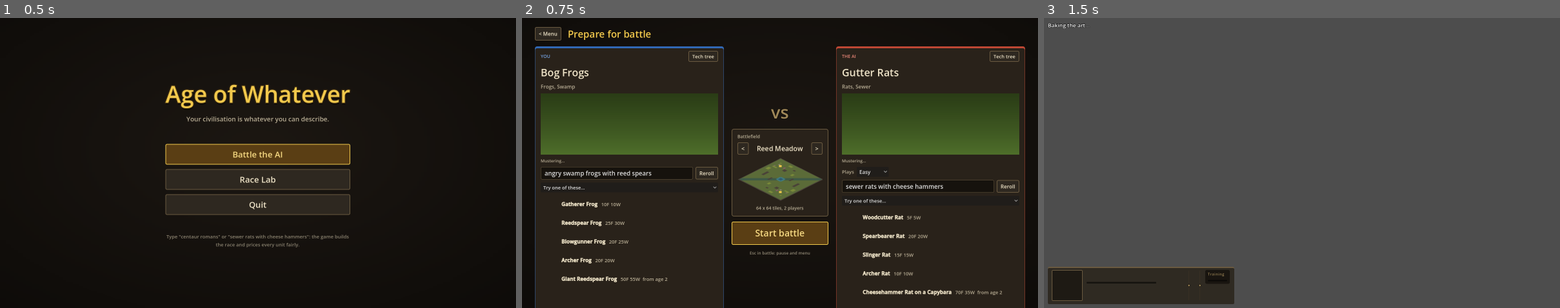
Above: before the commit, frames 1-3 (left to right).
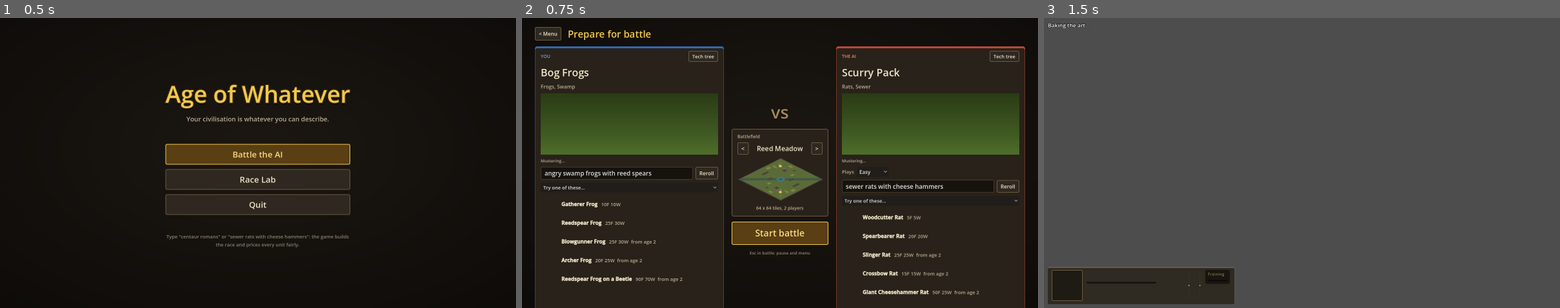
Above: after the commit, the same moments.

Repository: Casaide/age-of-anything
Game: Godot game, scene res://scenes/match_setup.tscn
Same seed, same stepped clock (60 frames per second), same inputs: the game is played once before the commit and once after it.
Inputs:
- Up to frame 1 (0.5 s): no input
- Up to frame 2 (0.75 s): click "Battle the AI" at 0.5 s
- Up to frame 3 (1.5 s): click "Start battle" at 1.25 s

Frame 1 is identical in both runs. In frame 2, 0.9% of the frame differs, in the area x 7-93%, y 17-96%; in frame 3, nothing differs.

Commit message:
Gathering research opens in age 2 (then 3, 4); archers and skirmishers start at age 2 with their range (their age-2 upgrade was for sale at once); builders go on to unfinished buildings nearby; the armoury is a civilian building; a fallow farm shows the build cursor; three costs shrink to fit a button; the tech tree drops a line step identical to the one before
Co-Authored-By: Claude Opus 5.5 <noreply@anthropic.com>

Diff:
--- a/data/buildings.json
+++ b/data/buildings.json
@@ -1,8 +1,8 @@
 {
  "schema": "aow.buildings/1",
  "menu": {
-  "civilian": ["house", "farm", "lumber_camp", "mill", "mining_camp", "market", "town_center"],
-  "military": ["barracks", "archery_range", "stable", "armoury", "watchtower", "palisade", "palisade_gate", "wall", "stone_gate"]
+  "civilian": ["house", "farm", "lumber_camp", "mill", "mining_camp", "market", "armoury", "town_center"],
+  "military": ["barracks", "archery_range", "stable", "watchtower", "palisade", "palisade_gate", "wall", "stone_gate"]
  },
  "_menu_doc": "a worker's two build pages (Dominic: civilian and military apart), each in the order its buttons appear (building hotkeys work from either page; hotkeys are avoided where they clash with WASD panning and the debug keys)",
  "tree": ["town_center", "house", "farm", "mill", "lumber_camp", "mining_camp", "barracks", "outpost", "palisade", "palisade_gate",
--- a/data/rules/anything.json
+++ b/data/rules/anything.json
@@ -31,7 +31,7 @@
   {
    "slot": "skirmisher",
    "role": "skirmisher",
-   "tier": 1,
+   "tier": 2,
    "name": "Skirmisher",
    "building": "archery_range",
    "desc": "Beats archers; weak to infantry and mounted"
@@ -39,7 +39,7 @@
   {
    "slot": "archer",
    "role": "archer",
-   "tier": 1,
+   "tier": 2,
    "name": "Archer",
    "building": "archery_range",
    "desc": "Beats infantry; weak to skirmishers and mounted"
--- a/data/rules/bronze.json
+++ b/data/rules/bronze.json
@@ -29,7 +29,7 @@
   {
    "slot": "skirmisher",
    "role": "skirmisher",
-   "tier": 1,
+   "tier": 2,
    "name": "Skirmisher",
    "building": "archery_range",
    "desc": "Beats archers; weak to infantry and mounted"
@@ -37,7 +37,7 @@
   {
    "slot": "archer",
    "role": "archer",
-   "tier": 1,
+   "tier": 2,
    "name": "Archer",
    "building": "archery_range",
    "desc": "Beats infantry; weak to skirmishers and mounted"
--- a/data/rules/default.json
+++ b/data/rules/default.json
@@ -30,7 +30,7 @@
   {
    "slot": "skirmisher",
    "role": "skirmisher",
-   "tier": 1,
+   "tier": 2,
    "name": "Skirmisher",
    "building": "archery_range",
    "desc": "Beats archers; weak to infantry and mounted"
@@ -38,7 +38,7 @@
   {
    "slot": "archer",
    "role": "archer",
-   "tier": 1,
+   "tier": 2,
    "name": "Archer",
    "building": "archery_range",
    "desc": "Beats infantry; weak to skirmishers and mounted"
--- a/data/tech.json
+++ b/data/tech.json
@@ -145,7 +145,7 @@
    },
    "time": 25,
    "building": "lumber_camp",
-   "age": 1,
+   "age": 2,
    "effects": [
     {
      "gather": "wood",
@@ -164,7 +164,7 @@
    },
    "time": 40,
    "building": "lumber_camp",
-   "age": 2,
+   "age": 3,
    "effects": [
     {
      "gather": "wood",
@@ -182,7 +182,7 @@
    },
    "time": 20,
    "building": "mill",
-   "age": 1,
+   "age": 2,
    "effects": [
     {
      "gather": "food",
@@ -201,7 +201,7 @@
    },
    "time": 40,
    "building": "mill",
-   "age": 2,
+   "age": 3,
    "effects": [
     {
      "gather": "food",
@@ -219,7 +219,7 @@
    },
    "time": 30,
    "building": "mining_camp",
-   "age": 1,
+   "age": 2,
    "effects": [
     {
      "gather": "stone",
@@ -302,7 +302,7 @@
    "name": "Felling Wedges",
    "desc": "Split the big trunks with wedges.",
    "building": "lumber_camp",
-   "age": 3,
+   "age": 4,
    "effect": "Wood gathered 15% faster"
   },
   {
--- a/scenes/sim_debug.gd
+++ b/scenes/sim_debug.gd
@@ -2047,8 +2047,8 @@
 				_build_page_for = str(mine)
 				build_page = ""
 			if build_page == "":
-				for page in [["civilian", "Civilian", "house", "Houses, farms, camps, the market and Town Centers."],
-						["military", "Military", "barracks", "Barracks, ranges, stables, the armoury, towers and walls."]]:
+				for page in [["civilian", "Civilian", "house", "Houses, farms, camps, the market, the armoury and Town Centers."],
+						["military", "Military", "barracks", "Barracks, ranges, stables, towers, walls and gates."]]:
 					var pid: String = page[0]
 					c.buttons.append({"icon": kit.building_icon(_arch(active), page[2]), "text": "Build: %s" % page[1], "key": "", "cost": page[1], "enabled": true,
 						"glyph": Icons.texture("glyph/" + page[2]), "group": "Build",
@@ -2127,6 +2127,8 @@
 		cursors.use({"food": "forage", "wood": "chop", "stone": "mine", "gold": "mine"}.get(map.resource_at(cell), "chop"))
 	elif workers and bid != 0 and _is_foundation_of(bid, active):
 		cursors.use("build")
+	elif workers and bid != 0 and map.pool[cell] >= 0 and world.buildings.owner[world.buildings.index_of(bid)] == active:
+		cursors.use("build")   # a worked-out farm of ours: right-click reseeds it (Dominic: it showed the plain cursor)
 	elif workers and bid != 0 and _drop_off_kind(bid, active, _selected_workers()) != "":
 		# taking it in: the carried resource's tool (there's no drop-off cursor art yet)
 		var kind := _drop_off_kind(bid, active, _selected_workers())
--- a/src/sim/economy.gd
+++ b/src/sim/economy.gd
@@ -15,6 +15,7 @@
 const SPREAD_TILES := 2               # sent to a busy tile, a worker takes a quieter one this close
 const BUSY_COST := 4000000            # one more gatherer on a tile weighs like 2 tiles of distance
 const GIVE_UP := 60                   # mirrors World.STUCK_LIMIT
+const NEXT_BUILD_TILES := 8            # a builder done with nothing queued goes on to your foundations this close
 
 
 ## Resource ids in their fixed order. A unit's carry_kind is a resource's index + 1 (0: nothing).
@@ -422,7 +423,12 @@
 	var bs = w.buildings
 	var b: int = bs.index_of(u.target[i])
 	if b < 0 or bs.done[b] == 1:
-		clear_task(w, i)
+		var nb := _nearby_foundation(w, i) if u.orders[i].is_empty() else -1
+		if nb < 0:
+			clear_task(w, i)
+			return
+		u.target[i] = bs.id[nb]   # on to the next unfinished building nearby, as the genre's builders do (Dominic)
+		_approach_building(w, i, nb)
 		return
 	if _in_reach(w, i, _building_rect(w, b)):
 		u.moving[i] = 0
@@ -442,6 +448,24 @@
 			clear_task(w, i)
 		else:
 			_approach_building(w, i, b)
+
+
+## The nearest unfinished building of the worker's owner within NEXT_BUILD_TILES of it (lowest
+## index on ties), or -1.
+static func _nearby_foundation(w, i: int) -> int:
+	var u = w.units
+	var bs = w.buildings
+	var best := -1
+	var best_d2: int = NEXT_BUILD_TILES * NEXT_BUILD_TILES * SimMap.TILE * SimMap.TILE + 1
+	for b in bs.count():
+		if bs.owner[b] != u.owner[i] or bs.done[b] == 1:
+			continue
+		var half: int = bs.size[b] * SimMap.TILE / 2
+		var d2 := Fixed.dist2(u.x[i], u.y[i], bs.cx[b] * SimMap.TILE + half, bs.cy[b] * SimMap.TILE + half)
+		if d2 < best_d2:
+			best_d2 = d2
+			best = b
+	return best
 
 
 ## A finished camp (a building taking in some resources, not all, like a mill or lumber
--- a/src/view/command_panel.gd
+++ b/src/view/command_panel.gd
@@ -390,6 +390,12 @@
 		ic.custom_minimum_size = Vector2(15, 15)
 		ic.mouse_filter = Control.MOUSE_FILTER_IGNORE
 		row.add_child(ic)
+	var w := row.get_combined_minimum_size().x
+	if w > BUTTON - 4:   # three costs (an age-up) spilled past the button's edges: shrink the row to fit
+		var k := (BUTTON - 4) / w
+		row.scale = Vector2(k, k)
+		row.size.x = BUTTON / k
+		row.position = Vector2(0, BUTTON - 4 - 15 * k)
 	return row
 
 
--- a/src/view/tech_tree_model.gd
+++ b/src/view/tech_tree_model.gd
@@ -52,9 +52,14 @@
 			# From the age the line can first be trained: its slot's age, or its building's if later
 			# (the ranged lines are generated from age 1 but the Archery Range opens in age 2).
 			var from := maxi(int(sd.tier), int(b.age))
+			var prev_recipe = null
 			for age in range(from, int(sd.get("last_age", last_age)) + 1):
 				var step: Dictionary = _step(unit, age)
 				var planned: bool = line_planned or step.is_empty() or _age_planned(ages, age)
+				if not planned and step.recipe == prev_recipe:
+					continue   # the same unit as the age before: no node (Dominic: "if unit doesn't change, shouldn't show every age")
+				if not planned:
+					prev_recipe = step.recipe
 				var name: String = sd.get("name", String(sd.slot).capitalize())
 				if not step.is_empty():
 					name = step.recipe.get("name", name)
--- a/tests/test_sim.gd
+++ b/tests/test_sim.gd
@@ -75,6 +75,7 @@
 	_test_tech(races)
 	_test_market(races)
 	_test_build_queue(races)
+	_test_builder_moves_on(races)
 	_test_gates(races)
 	_test_camp_gather(races)
 	_test_drop_off(races)
@@ -590,6 +591,42 @@
 	check(killed.get("boar", 0) >= 1, "bot hunts: ... and its boar, with a big party (%d)" % killed.get("boar", 0))
 	check(w.lost[0] <= 2, "bot hunts: ... losing no more than a couple of hunters to it (%d lost)" % w.lost[0])
 	check(meat > 0, "bot hunts: its workers gather the carcasses")
+
+
+## A builder that finishes with nothing queued goes on to an unfinished building nearby (Dominic).
+func _test_builder_moves_on(races: Array) -> void:
+	var w := World.new(SEED, SimMap.load_id("flat_test"), races, rules_)
+	w.stock[w.resources.find("wood")][0] = 1000
+	var ws := []
+	for i in w.units.count():
+		if w.units.owner[i] == 0 and w.types[w.units.kind[i]].worker:
+			ws.append(w.units.id[i])
+	var s: Array = w.map.starts[0]
+	var cx: int = s[0] / 1000
+	var cy: int = s[1] / 1000
+	var hk := Economy.btype_of(w, "house")
+	var spots := []   # two free spots near the start, 3 tiles apart
+	for dy in range(-6, 7):
+		for dx in range(3, 8):
+			if spots.size() < 2 and Economy.can_place(w, 0, hk, cx + dx, cy + dy) \
+					and (spots.is_empty() or absi(spots[0].y - (cy + dy)) >= 3):
+				spots.append(Vector2i(cx + dx, cy + dy))
+	assert(spots.size() == 2)
+	w.issue(0, Commands.BUILD, {"ids": [ws[0]], "building": "house", "cx": spots[0].x, "cy": spots[0].y})
+	w.issue(0, Commands.BUILD, {"ids": [ws[1]], "building": "house", "cx": spots[1].x, "cy": spots[1].y})
+	for t in 16:
+		w.step()
+	w.issue(0, Commands.MOVE, {"ids": [ws[1]], "x": s[0] - 6000, "y": s[1]})   # walks off: the second house is left a foundation
+	var houses := []
+	for t in 3000:
+		w.step()
+		houses = []
+		for b in w.buildings.count():
+			if w.buildings.owner[b] == 0 and w.btypes[w.buildings.kind[b]].id == "house":
+				houses.append(w.buildings.done[b])
+		if houses.size() == 2 and houses[0] == 1 and houses[1] == 1:
+			break
+	check(houses.size() == 2 and houses[0] == 1 and houses[1] == 1, "builders: done with one house, the builder goes on to finish the foundation nearby (%s)" % [houses])
 
 
 ## A long shift-queue of builds (a dragged wall) all goes up: taking the next order from a
Not shown, changed: docs/milestones/m12-tech-tree.md
